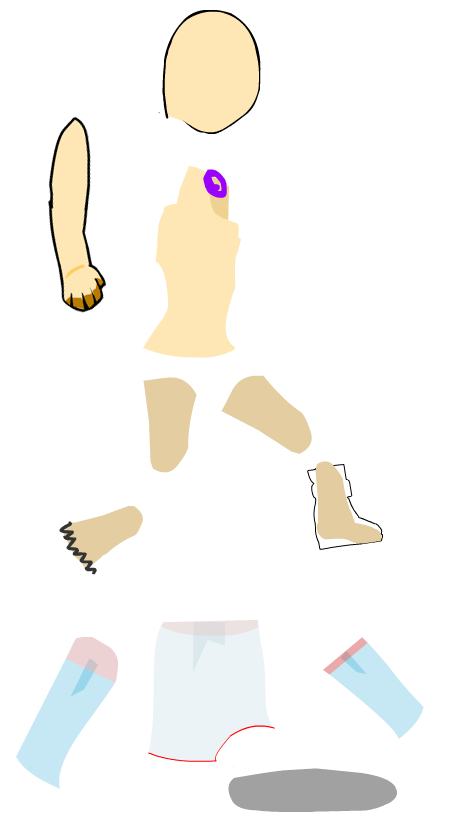
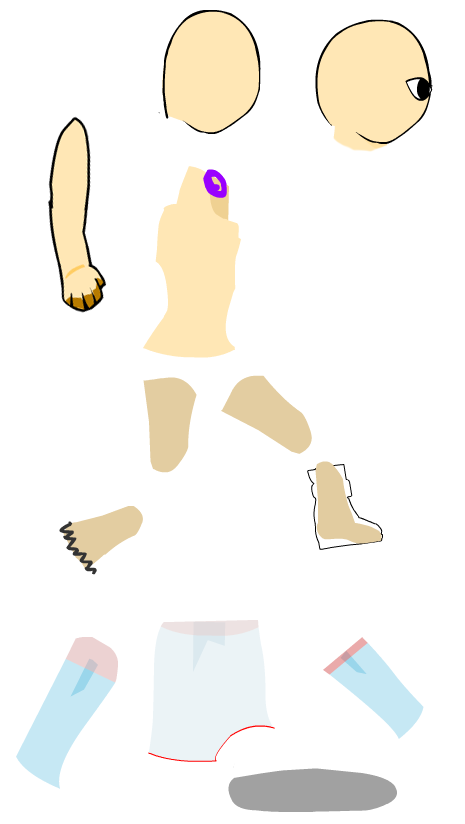
Layer changes from the first 465×824 image to the second:
added layer "head_bak" above "thign_right" over box(315, 19, 433, 152)
